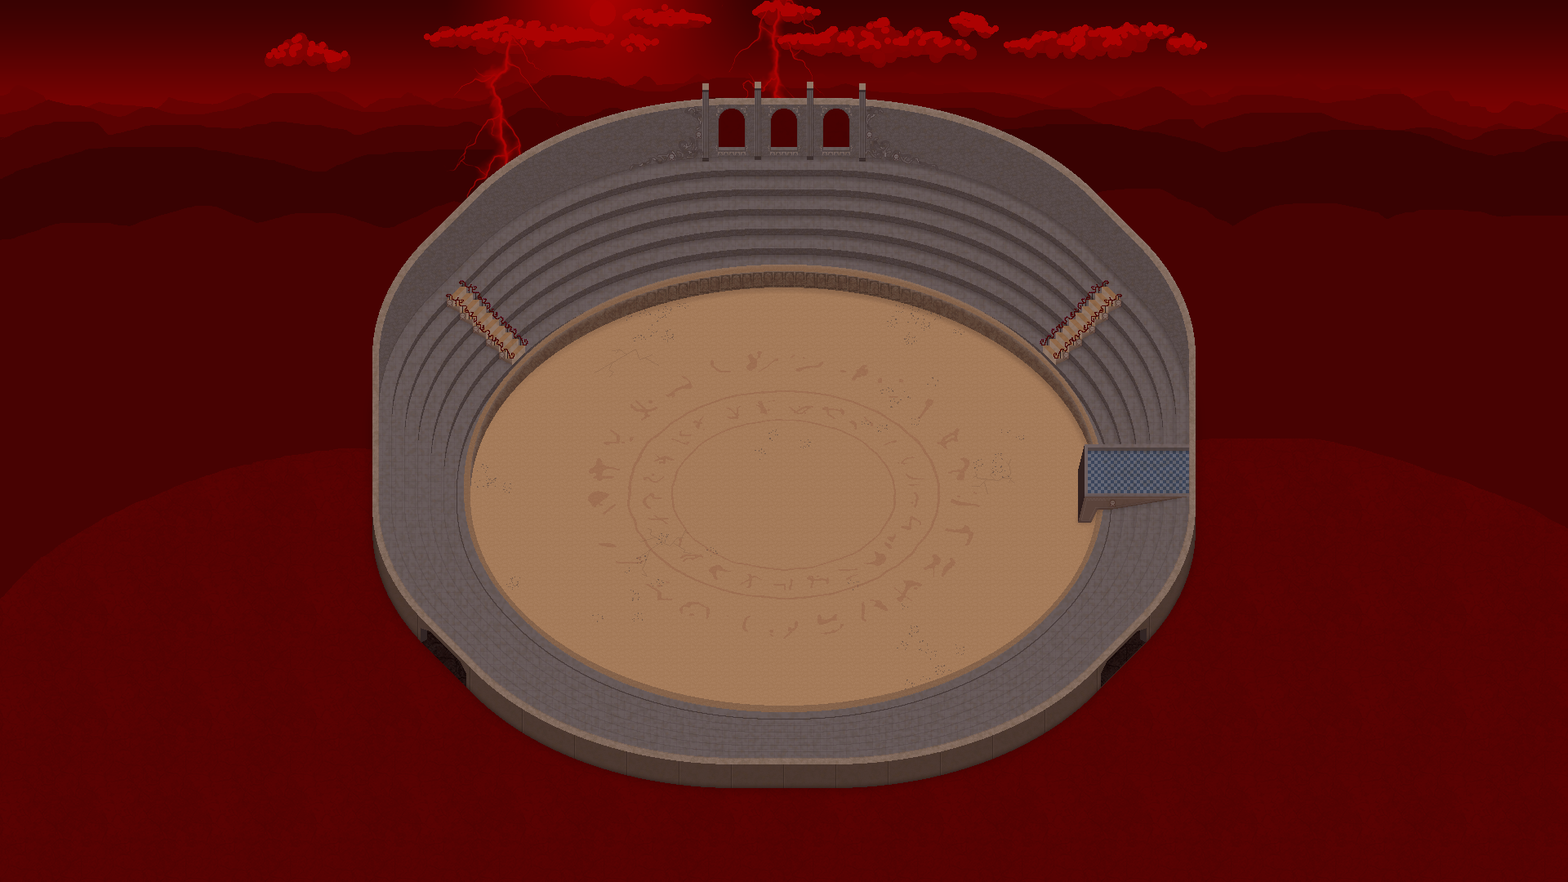
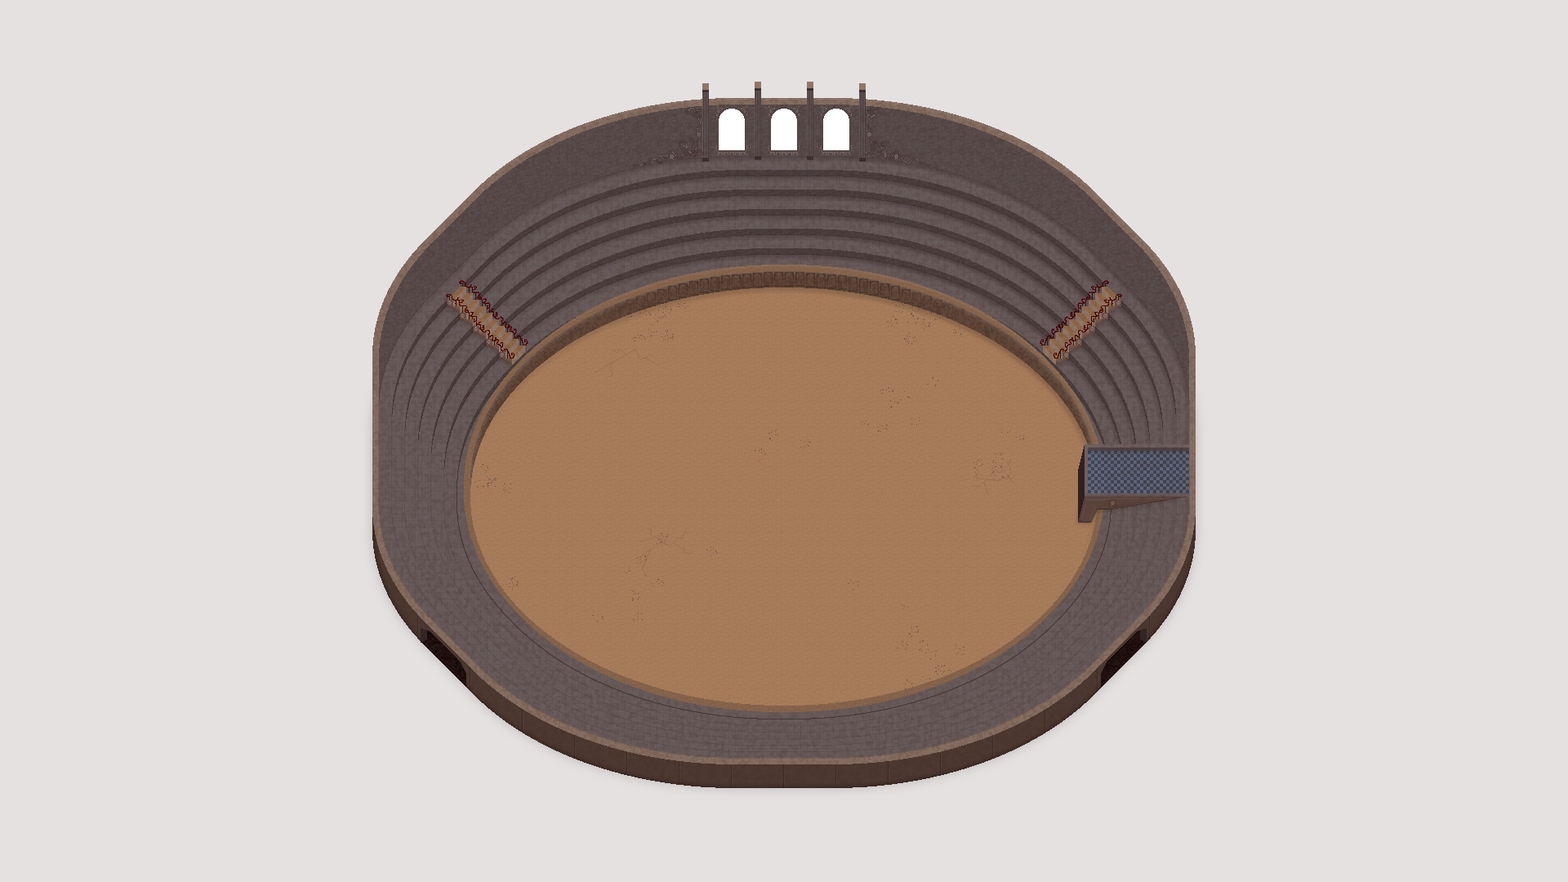
Comparing the layer stacks of the two 1568 × 882 images. Changes:
added group "EVIL MODE DECORATIONS" with 42 layers above "COLOSSEUM with window cutouts" over bbox(0, 0, 1568, 882)
added group "EVIL MODE RED OVERLAY" with 1 layers in group "EVIL MODE DECORATIONS" over bbox(0, 0, 1568, 882)
moved "DARKEN/REDDEN" into group "EVIL MODE RED OVERLAY" over bbox(0, 0, 1568, 882)
hid group "summoning circle" (1st of 2, in "EVIL MODE DECORATIONS") (5 layers), moved it into group "EVIL MODE DECORATIONS" over bbox(588, 351, 980, 639)
moved "GRIME ON ARENA" into group "EVIL MODE DECORATIONS" over bbox(372, 98, 1196, 789)
moved "skull corner decoration R" into group "EVIL MODE DECORATIONS" over bbox(865, 106, 938, 170)
moved "skull corner decoration L" into group "EVIL MODE DECORATIONS" over bbox(630, 106, 703, 170)
moved "cthulu railing R" into group "EVIL MODE DECORATIONS" over bbox(1039, 280, 1123, 358)
moved "cthulu railing L" into group "EVIL MODE DECORATIONS" over bbox(445, 280, 529, 358)
renamed "window fill" to "red window fill", moved it into group "EVIL MODE DECORATIONS" over bbox(718, 108, 850, 147)
added group "COLOSSEUM with window cutouts" with 106 layers above "EVIL SKY!!" over bbox(372, 81, 1196, 789)
moved "balcony" into group "COLOSSEUM with window cutouts" over bbox(1102, 444, 1190, 523)
moved "stairs right" into group "COLOSSEUM with window cutouts" over bbox(1042, 286, 1120, 366)
moved "stairs left" into group "COLOSSEUM with window cutouts" over bbox(446, 287, 526, 366)
moved "triple arch windows" into group "COLOSSEUM with window cutouts" over bbox(702, 81, 866, 162)
moved "arena base" into group "COLOSSEUM with window cutouts" over bbox(372, 98, 1196, 789)
renamed "horror sky" to "EVIL SKY!!", hid the group it (3 layers) over bbox(0, 0, 1568, 882)
hid group "sky and distant bg" (13 layers) over bbox(0, 0, 1568, 882)